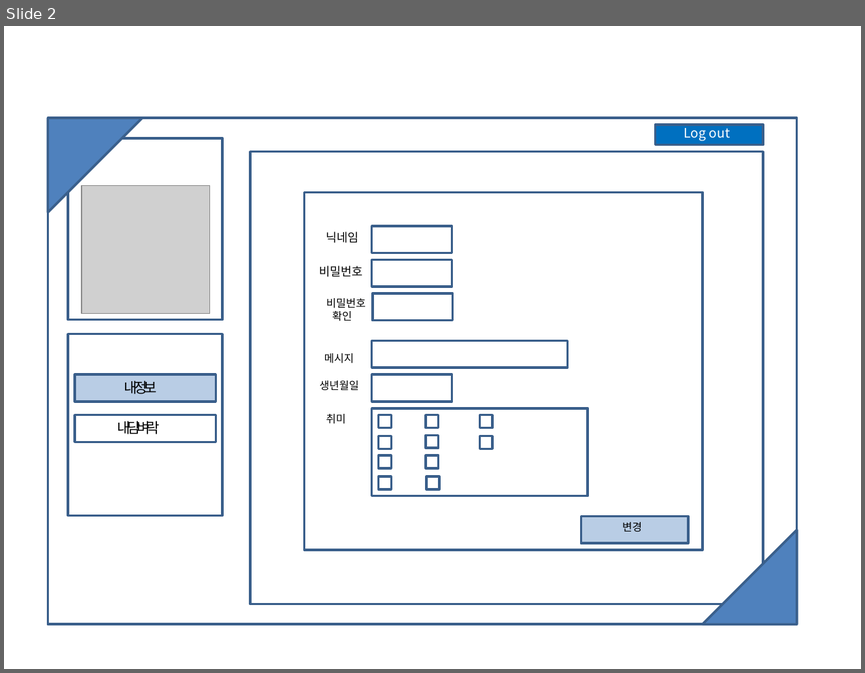
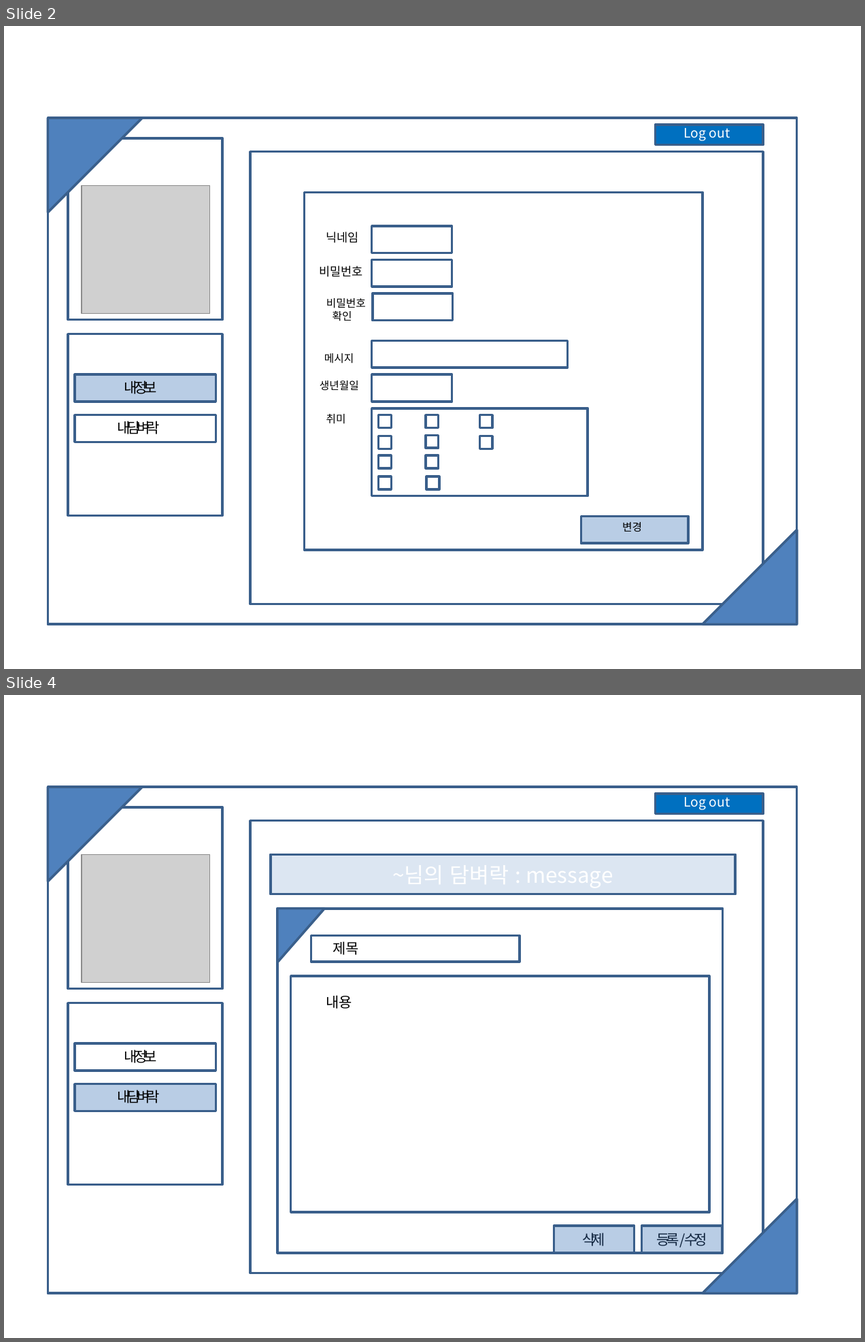
Before and after one commit to leegaeng/mysite, a slide deck: prototype/mysite_prototype.pptx. Shown one above the other, each under a label of ours: slide 2 before the commit, slides 2 and 4 after it; the slides between them are not shown. The pictures are 865x673 and 865x1342 pixels, drawn with LibreOffice and Linux fonts; fonts in the diff are those of the drawing; grey boxes stand for pictures. Boxes give left, top, right and bottom in pixels: in the first picture for what was removed or moved away, otherwise in the second. Text is boxed around its words. In the diff, an @@ line names an element or a change of style, - is before the commit and + after.

```diff
--- a/prototype/mysite_prototype.pptx
+++ b/prototype/mysite_prototype.pptx
@@ slide 4 added at (x1=4, y1=695, x2=861, y2=1338), background #FFFFFF @@
@@ rectangle added at (x1=48, y1=787, x2=797, y2=1293), outline #3A5F8C 2 pt @@
@@ right triangle added at (x1=48, y1=787, x2=142, y2=881), fill #4F81BD, outline #3A5F8C 2 pt @@
@@ rectangle added at (x1=655, y1=794, x2=763, y2=814), fill #0070C0, outline #3A5F8C 2 pt @@
@@ text added at (x1=684, y1=793, x2=730, y2=810), 11 pt, text #FFFFFF @@
+Log out
@@ rectangle added at (x1=68, y1=807, x2=222, y2=989), outline #3A5F8C 2 pt @@
@@ rectangle added at (x1=250, y1=821, x2=762, y2=1273), outline #3A5F8C 2 pt @@
@@ picture added at (x1=82, y1=854, x2=211, y2=983) @@
@@ rectangle added at (x1=271, y1=854, x2=735, y2=894), fill #DCE6F2, outline #3A5F8C 2 pt @@
@@ rectangle added at (x1=277, y1=909, x2=723, y2=1253), outline #3A5F8C 2 pt @@
@@ right triangle added at (x1=277, y1=909, x2=324, y2=962), fill #4F81BD, outline #3A5F8C 2 pt @@
@@ rectangle added at (x1=311, y1=936, x2=519, y2=962), outline #3A5F8C 2 pt @@
@@ text added at (x1=333, y1=941, x2=360, y2=955), 12 pt, text #000000 @@
+제목
@@ rectangle added at (x1=291, y1=976, x2=709, y2=1212), outline #3A5F8C 2 pt @@
@@ text added at (x1=326, y1=995, x2=353, y2=1008), 12 pt, text #000000 @@
+내용
@@ rectangle added at (x1=68, y1=1002, x2=222, y2=1184), outline #3A5F8C 2 pt @@
@@ rectangle added at (x1=75, y1=1043, x2=215, y2=1070), outline #3A5F8C 2 pt @@
@@ text added at (x1=124, y1=1049, x2=156, y2=1063), 12 pt, text #000000 @@
+내 정보
@@ rectangle added at (x1=75, y1=1084, x2=215, y2=1110), fill #B9CDE5, outline #3A5F8C 2 pt @@
@@ text added at (x1=117, y1=1089, x2=159, y2=1103), 12 pt, text #000000 @@
+내 담벼락
@@ right triangle added at (x1=702, y1=1199, x2=797, y2=1293), fill #4F81BD, outline #3A5F8C 2 pt @@
@@ rectangle added at (x1=554, y1=1225, x2=634, y2=1252), fill #B9CDE5, outline #3A5F8C 2 pt, 12 pt, text #0F243E @@
+삭제
@@ rectangle added at (x1=641, y1=1225, x2=722, y2=1252), fill #B9CDE5, outline #3A5F8C 2 pt, 12 pt, text #0F243E @@
+등록 / 수정
```
Also in this commit, not shown: 1 slide changed.
